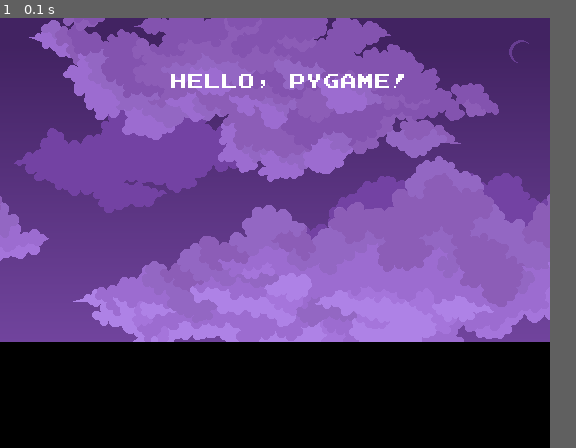
Above: before the commit, frame 1.
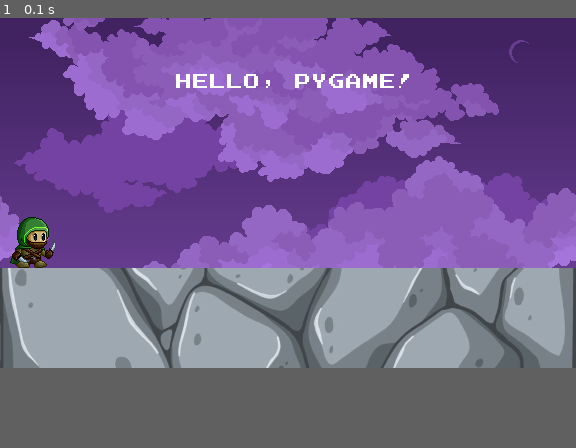
Above: after the commit, the same moment.

Repository: shaheercodes-allday/firstpygame
Game: pygame game, started from main.py
The game is run twice, just before and just after one commit, with the same random seed, the same clock (stepped at 60 frames per second) and the same inputs.
Inputs:
- Up to frame 1 (0.1 s): no input
The window is 550x430 before the commit and 576x350 after it. Grey fills any space a smaller window leaves; there, only what the larger window draws over its background counts as a difference.

The runs differ from the first frame. In frame 1, 27% of the frame differs, in the area x 0-100%, y 0-82%.

Commit message:
Add rectangle and position the main character on ground

Diff:
--- a/main.py
+++ b/main.py
@@ -7,7 +7,7 @@
 
 # Frame Per Second to ensure the game won't run too fast
 FPS = 60
-DISPLAY_WIDTH, DISPLAY_HEIGHT = 550, 430
+DISPLAY_WIDTH, DISPLAY_HEIGHT = 576, 350
 
 # Create a display surface and set the size of the window
 screen = pygame.display.set_mode((DISPLAY_WIDTH, DISPLAY_HEIGHT))
@@ -21,7 +21,13 @@
 
 # Create required surfaces
 sky_surface = pygame.image.load("graphics/purple-sky.png")
+ground_surface = pygame.image.load("graphics/ground.png")
 text_surface = font.render("Hello, Pygame!", False, "white")
+
+rogue_surface = pygame.image.load("characters/Rogue/rogue.png")
+# Create rectangle and bind it to the rogue_surface
+# to control positioning more easily
+rogue_rect = rogue_surface.get_rect(bottomleft = (10, 250))
 
 while True:
     # The event loop
@@ -32,7 +38,10 @@
 
     # Draw images
     screen.blit(sky_surface, (0, 0))
-    screen.blit(text_surface, (170, 50))
+    screen.blit(text_surface, (175, 50))
+    screen.blit(ground_surface, (0, 250))
+    # Rogue suraface has the position coordinates of its rectangle
+    screen.blit(rogue_surface, rogue_rect)
 
     # Update the window
     pygame.display.update()
--- /dev/null
+++ b/tempCodeRunnerFile.py
@@ -0,0 +1,4 @@
+
+    # pygame.image.load("characters/Rogue/Idle/idle4.png"),
+    # pygame.image.load("characters/Rogue/Idle/idle5.png"),
+    # pygame.image.load("characters/Rogue/Idle/idle6.png")
Binary file added: characters/Rogue/Walk/walk1.png
Binary file added: characters/Rogue/Walk/walk2.png
Binary file added: characters/Rogue/Walk/walk3.png
Binary file added: characters/Rogue/Walk/walk4.png
Binary file added: characters/Rogue/Walk/walk5.png
Binary file added: characters/Rogue/Walk/walk6.png
Binary file added: characters/Rogue/rogue.png
Binary file added: graphics/ground.png
